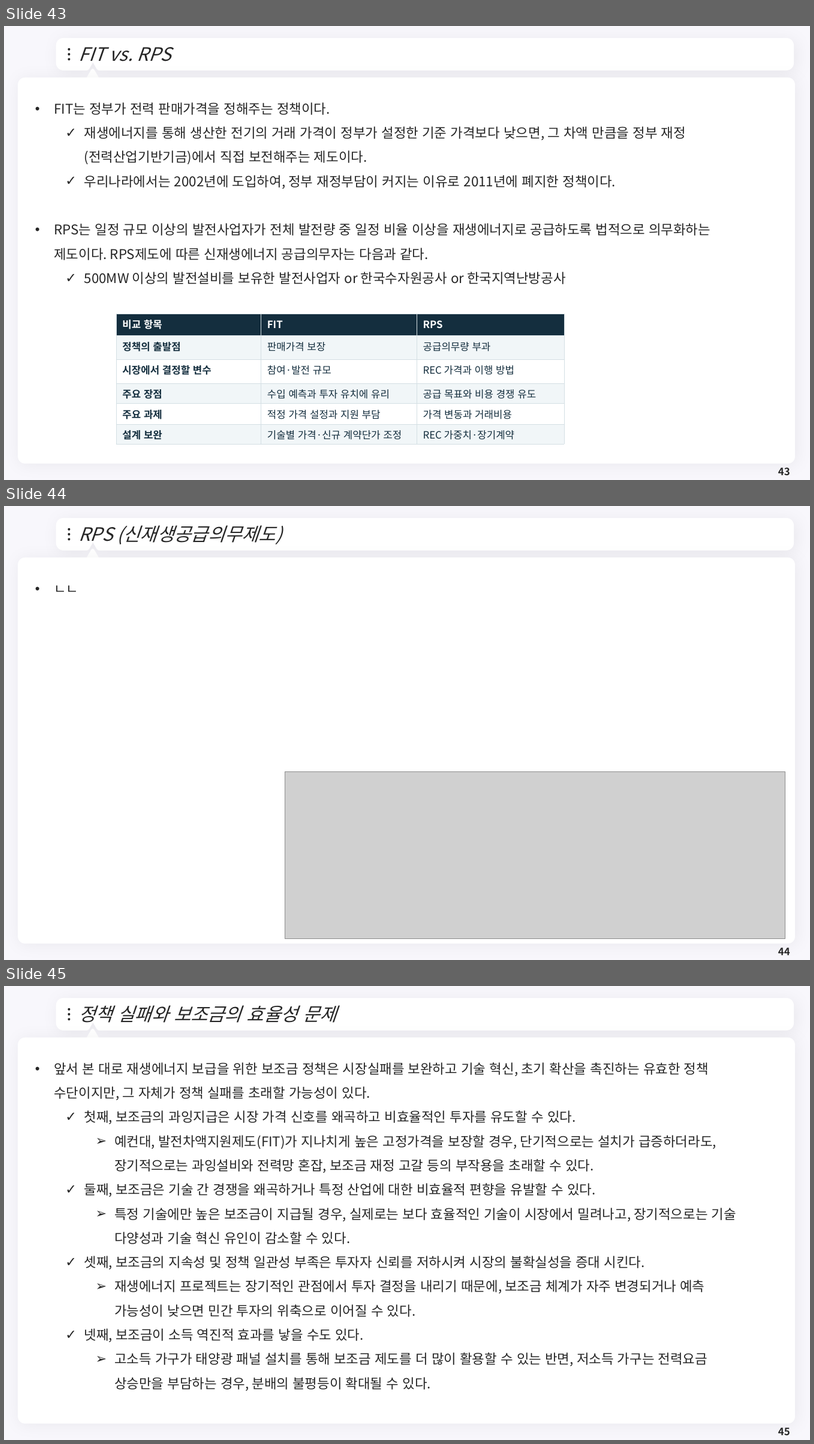
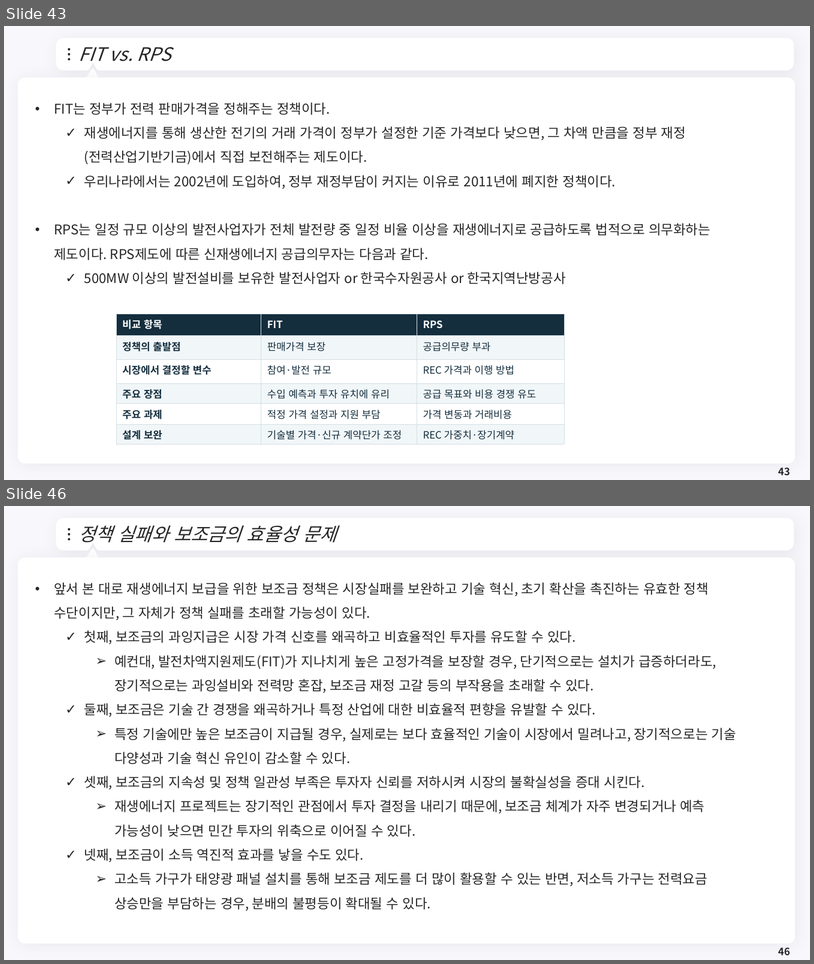
Before and after one commit to meandthey/Teaching, a slide deck: 에너지경제학/자원에너지경제학_Chapter_7 (재생에너지).pptx. Shown one above the other, each under a label of ours: slides 43, 44 and 45 before the commit, slides 43 and 46 after it; the slides between them are not shown. The pictures are 814x1444 and 814x964 pixels, drawn with LibreOffice and Linux fonts; fonts in the diff are those of the drawing; grey boxes stand for pictures; background and template pictures are left out. Boxes give left, top, right and bottom in pixels: in the first picture for what was removed or moved away, otherwise in the second. Text is boxed around its words. In the diff, an @@ line names an element or a change of style, - is before the commit and + after.

```diff
--- a/에너지경제학/자원에너지경제학_Chapter_7 (재생에너지).pptx
+++ b/에너지경제학/자원에너지경제학_Chapter_7 (재생에너지).pptx
@@ slide 44 removed at [4,506,810,960], background #F8F7FC; not listed: 7 template elements that a slide beside it also shows @@
@@ title removed at [78,525,282,544] @@
-RPS (신재생공급의무제도)
@@ text removed at [54,585,78,592] @@
-• ㄴㄴ
@@ picture removed at [285,772,786,939] @@
@@ page number removed at [779,947,791,955] @@
-44
@@ what was slide 45 is now slide 46 @@
@@ page number at [779,947,791,955]: text changed @@
-45
+46
```
Also in this commit, not shown: 2 slides added, 5 other files.
